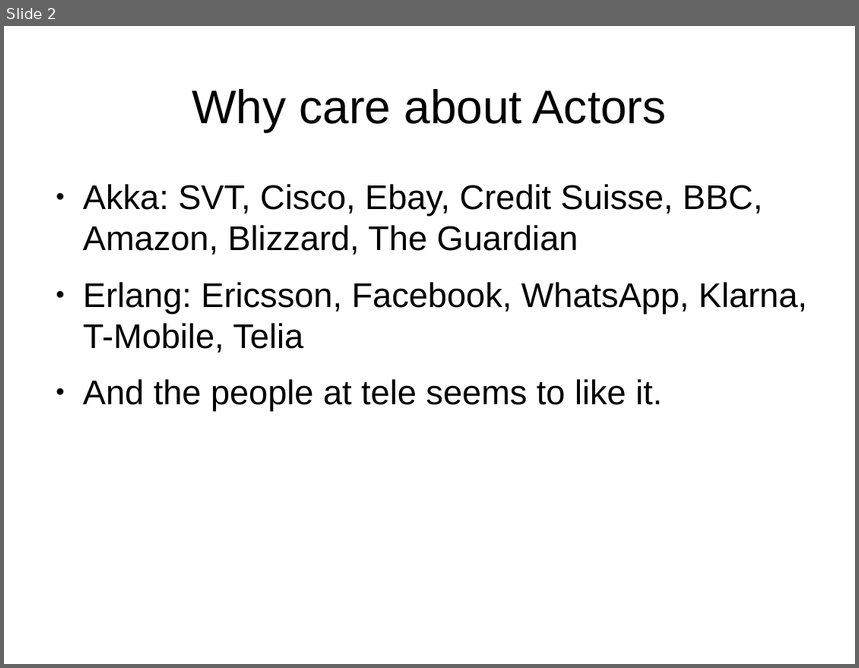
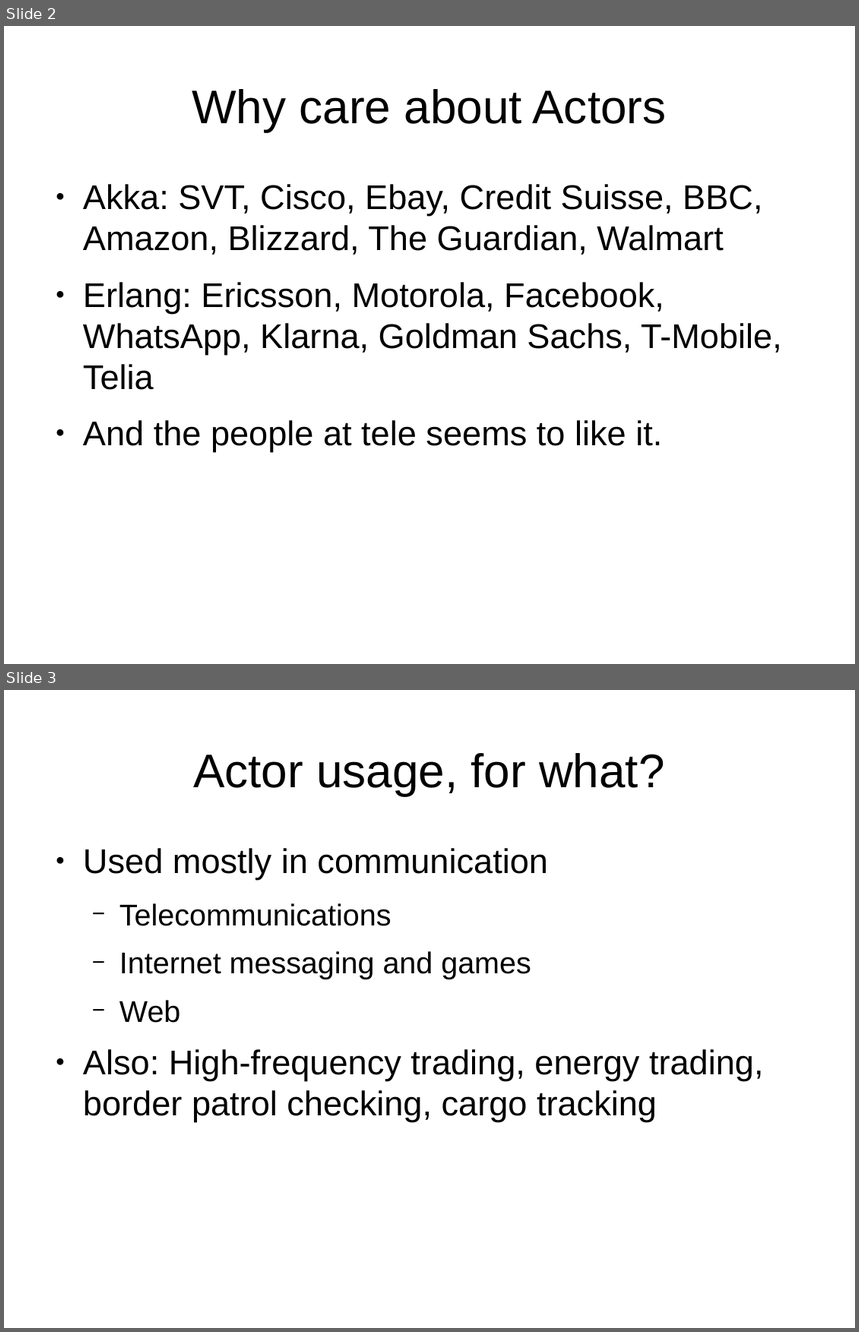
Before and after one commit to tormeh/sanntidpres, a slide deck: Actor model verification talk.odp. Shown one above the other, each under a label of ours: slide 2 before the commit, slides 2 and 3 after it. The pictures are 859x668 and 859x1332 pixels, drawn with LibreOffice and Linux fonts; fonts in the diff are those of the drawing. Boxes give left, top, right and bottom in pixels: in the first picture for what was removed or moved away, otherwise in the second. Text is boxed around its words. In the diff, an @@ line names an element or a change of style, - is before the commit and + after.

```diff
--- a/Actor model verification talk.odp
+++ b/Actor model verification talk.odp
@@ slide 3 added at bbox=[4, 690, 855, 1328], background #FFFFFF @@
@@ title added at bbox=[193, 753, 665, 796], 44 pt, text #000000 @@
+Actor usage, for what?
@@ text added at bbox=[83, 848, 764, 1122], 32 pt, text #000000 @@
+● Used mostly in communication
+  − Telecommunications
+  − Internet messaging and games
+  − Web
+● Also: High-frequency trading, energy trading, border patrol checking, cargo tracking
@@ slide 2 changed as well @@
@@ text at bbox=[83, 184, 782, 390]: text changed @@
-● Akka: SVT, Cisco, Ebay, Credit Suisse, BBC, Amazon, Blizzard, The Guardian
-● Erlang: Ericsson, Facebook, WhatsApp, Klarna, T-Mobile, Telia
+● Akka: SVT, Cisco, Ebay, Credit Suisse, BBC, Amazon, Blizzard, The Guardian, Walmart
+● Erlang: Ericsson, Motorola, Facebook, WhatsApp, Klarna, Goldman Sachs, T-Mobile, Telia
```
Also in this commit, not shown: 7 other slides changed, 8 other slides added, 1 slide removed, 6 other files.
